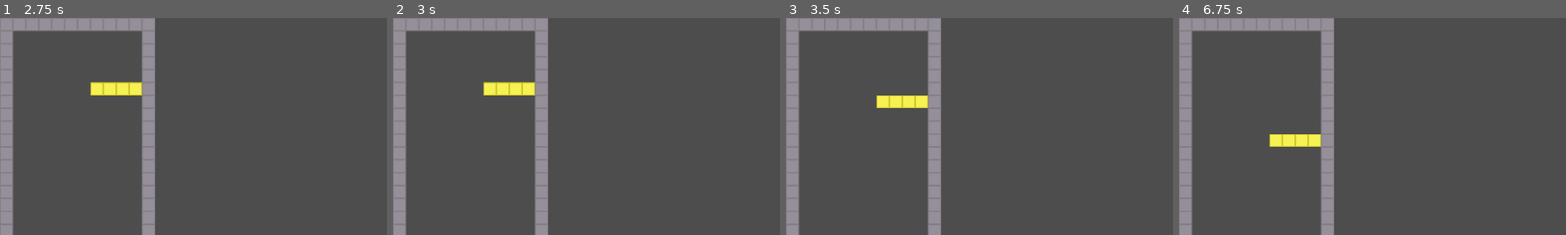
Above: before the commit, frames 1-4 (left to right).
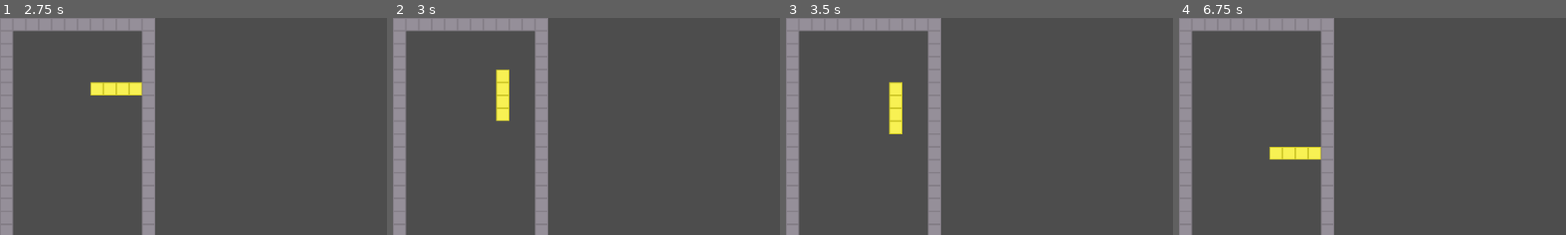
Above: after the commit, the same moments.

Repository: NedRichard/the_longest_minute
Game: Godot game, scene res://tetris_scene.tscn
Same seed, same stepped clock (60 frames per second), same inputs: the game is played once before the commit and once after it. This scene is started directly instead of the project's main scene.
Inputs:
- Up to frame 1 (2.75 s): tap Enter at 0.5, 2 s; hold Right (ui_right) 0.53-1.28 s; hold Space (sign_mom) 0.53-1.28 s; hold Down (ui_down) 1.28-2.03 s; tap Space (sign_mom) at 1.35 s; hold Right (ui_right) from 2.03 s (still down); hold Space (sign_mom) from 2.03 s (still down)
- Up to frame 2 (3 s): release Right (ui_right) at 2.78 s; release Space (sign_mom) at 2.78 s; hold Up (ui_up) from 2.78 s (still down); tap Space (sign_mom) at 2.85 s
- Up to frame 3 (3.5 s): keep holding Up (ui_up)
- Up to frame 4 (6.75 s): release Up (ui_up) at 3.53 s; hold Space (sign_mom) 3.53-4.28 s; hold Left (ui_left) 3.53-5.03 s; tap Enter at 4.25 s; tap Space (sign_mom) at 4.35, 5, 5.85 s; hold Down (ui_down) 5.03-5.78 s; hold Space (sign_mom) 5.03-5.78 s; hold Right (ui_right) 5.78-6.53 s; hold Up (ui_up) from 6.53 s (still down); hold Space (sign_mom) from 6.53 s (still down)
The pictures show only the part of the screen within x 0-50%, y 0-50%; the shares and areas given below are measured in that part.

Frame 1 is identical in both runs. In frame 2, 1.3% of the frame differs, in the area x 23-37%, y 23-48%; in frame 3, 1.2%; in frame 4, 1.6%, in the area x 23-37%, y 53-66%.

Commit message:
Tetris - rotation

Diff:
--- a/tetris.gd
+++ b/tetris.gd
@@ -95,8 +95,8 @@
 	if move_direction != Vector2i.ZERO:
 		move_tetromino(move_direction)
 
-	#if Input.is_action_just_pressed("ui_up"):
-		#rotate_tetromino()
+	if Input.is_action_just_pressed("ui_up"):
+		rotate_tetromino()
 
 	var current_fall_interval = fall_interval
 	if Input.is_action_just_pressed("ui_down"):
@@ -137,6 +137,14 @@
 	for block in active_tetromino:
 		active_layer.erase_cell(current_position + block)
 
+func rotate_tetromino() -> void:
+	if is_valid_rotation():
+		clear_tetromino()
+		rotation_index = (rotation_index - 1) % 4
+		active_tetromino = current_tetromino_type[rotation_index]
+		render_tetromino(active_tetromino, current_position, piece_atlas)
+
+
 func move_tetromino(direction: Vector2i) -> void:
 	if is_valid_move(direction):
 		clear_tetromino()
@@ -149,6 +157,15 @@
 			return false
 	return true
 
+func is_valid_rotation() -> bool:
+	var next_rotation = (rotation_index + 1) % 4
+	var rotated_tetromino = current_tetromino_type[next_rotation]
+
+	for block in rotated_tetromino:
+		if not is_within_bounds(current_position + block):
+			return false
+	return true
+
 func is_within_bounds(pos: Vector2i) -> bool:
 	if pos.x < 0 or pos.x >= COLS + 1 or pos.y < 0 or pos.y >= ROWS + 1:
 		return false
